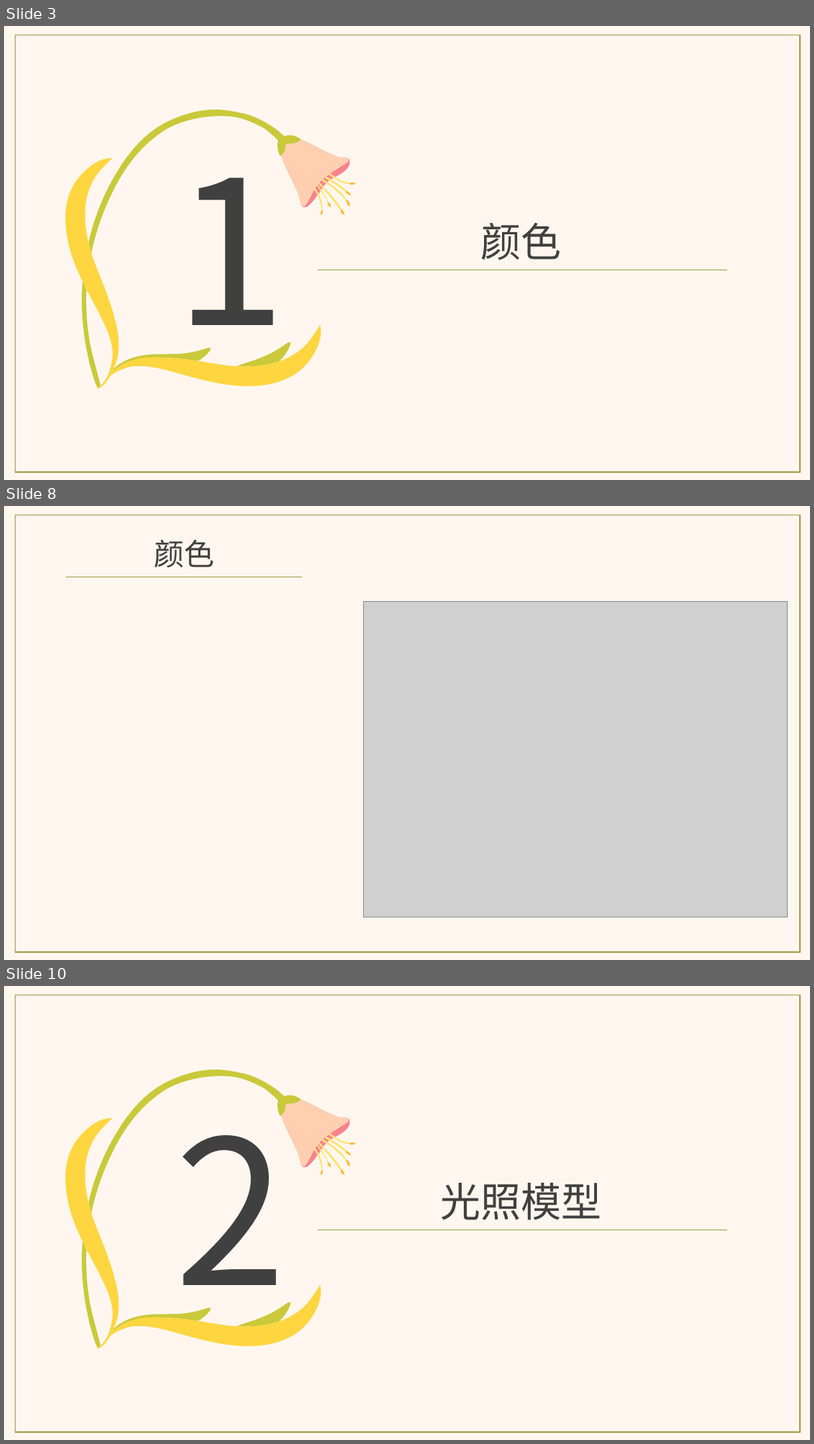
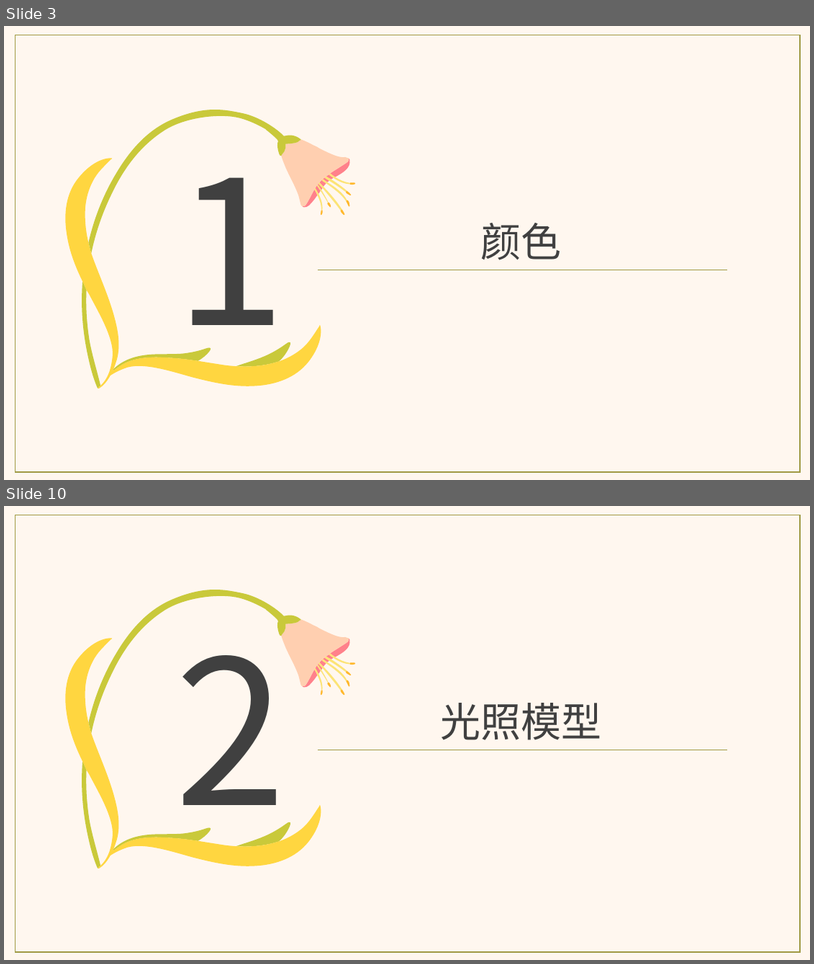
Before and after one commit to aliwanzi/Learn_OpenGL, a slide deck: resources/doc/LearnOpenGL_02.pptx. Shown one above the other, each under a label of ours: slides 3, 8 and 10 before the commit, slides 3 and 10 after it; the slides between them are not shown. The pictures are 814x1444 and 814x964 pixels, drawn with LibreOffice and Linux fonts; fonts in the diff are those of the drawing; grey boxes stand for pictures. Boxes give left, top, right and bottom in pixels: in the first picture for what was removed or moved away, otherwise in the second. Text is boxed around its words. In the diff, an @@ line names an element or a change of style, - is before the commit and + after.

```diff
--- a/resources/doc/LearnOpenGL_02.pptx
+++ b/resources/doc/LearnOpenGL_02.pptx
@@ slide 8 removed at [4, 506, 810, 960], background #FFF7EF @@
@@ rectangle removed at [16, 515, 801, 952] @@
@@ text removed at [154, 540, 214, 567] @@
-颜色
@@ line removed from (67, 577) to (302, 577) @@
@@ picture removed at [364, 601, 788, 917] @@
```
Also in this commit, not shown: 18 slides changed, 11 slides added, 2 other slides removed.
